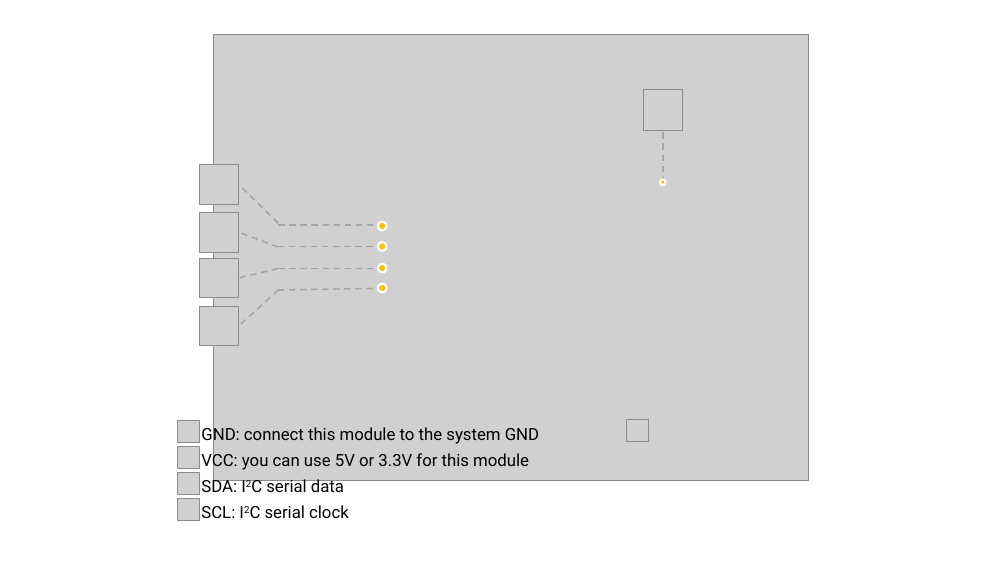
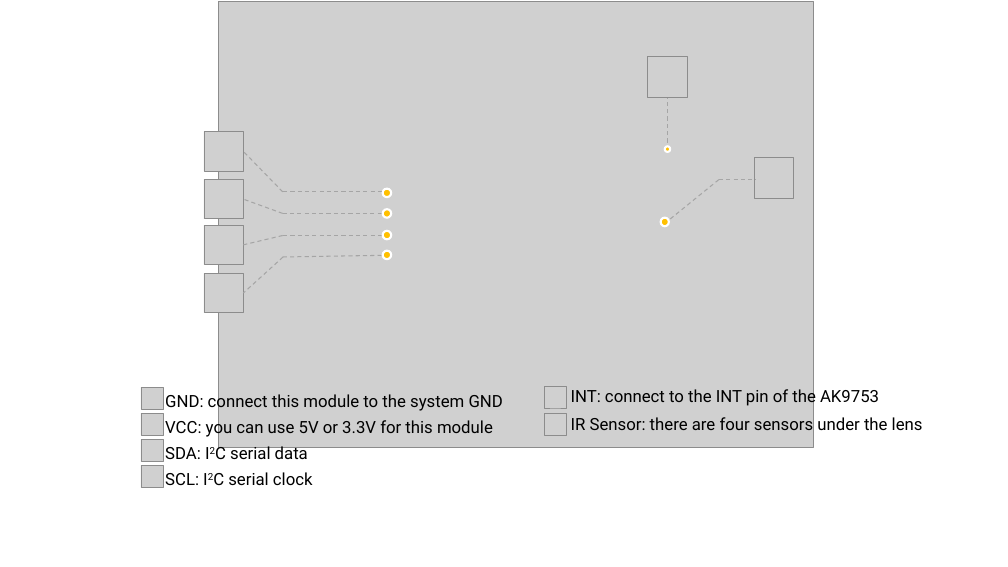
Before and after one commit to SeeedDocument/Grove-Human_Presence_Sensor-AK9753, a slide deck: slide 1 of img/101020600.pptx. Drawn at 1008x567 pixels with LibreOffice and Linux fonts; fonts in the diff are those of the drawing; grey boxes stand for pictures. Boxes give left, top, right and bottom in pixels: in the first picture for what was removed or moved away, otherwise in the second. Text is boxed around its words. In the diff, an @@ line names an element or a change of style, - is before the commit and + after.

```diff
--- a/img/101020600.pptx
+++ b/img/101020600.pptx
@@ line (668, 150) - (668, 94): stroke #A5A5A5 1.5 pt dashed to #A5A5A5 1 pt dashed @@
@@ 6 lines, 4 ellipses, 3 pictures: place and size @@
-6 lines, 4 ellipses, 3 pictures at box(200, 127, 663, 326)
+6 lines, 4 ellipses, 3 pictures at box(204, 94, 668, 293)
@@ line (283, 192) - (243, 151): stroke #A5A5A5 1.5 pt dashed to #A5A5A5 1 pt dashed @@
@@ line added from (665, 224) to (719, 179), #A5A5A5 1 pt dashed @@
@@ line added from (719, 179) to (756, 179), #A6A6A6 1 pt dashed @@
@@ picture added at box(755, 157, 794, 198) @@
@@ line (283, 213) - (243, 199): stroke #A5A5A5 1.5 pt dashed to #A5A5A5 1 pt dashed @@
@@ line (283, 192) - (383, 192): stroke #A5A5A5 1.5 pt dashed to #A5A5A5 1 pt dashed @@
@@ 3 pictures, 3 lines, 1 ellipse: place and size @@
-3 pictures, 3 lines, 1 ellipse at box(200, 34, 809, 480)
+3 pictures, 3 lines, 1 ellipse at box(204, 2, 814, 448)
@@ line (283, 236) - (243, 245): stroke #A5A5A5 1.5 pt dashed to #A5A5A5 1 pt dashed @@
@@ line (283, 236) - (383, 236): stroke #A5A5A5 1.5 pt dashed to #A5A5A5 1 pt dashed @@
@@ line (283, 213) - (383, 213): stroke #A5A5A5 1.5 pt dashed to #A5A5A5 1 pt dashed @@
@@ ellipse added at box(661, 218, 669, 226), fill #FFC000, outline #FFFFFF 2 pt @@
@@ line (283, 257) - (243, 293): stroke #A5A5A5 1.5 pt dashed to #A5A5A5 1 pt dashed @@
@@ line (283, 257) - (383, 256): stroke #A5A5A5 1.5 pt dashed to #A5A5A5 1 pt dashed @@
@@ 2 pictures, 1 text: place and size @@
-2 pictures, 1 text at box(177, 420, 539, 518)
+2 pictures, 1 text at box(141, 387, 503, 485)
@@ picture: place and size @@
-picture at box(626, 419, 648, 441)
+picture at box(544, 386, 566, 408)
@@ text added at box(571, 387, 923, 430), 16 pt, text #000000 @@
+INT: connect to the INT pin of the AK9753
+IR Sensor: there are four sensors under the lens
@@ picture: place and size @@
-picture at box(177, 446, 199, 468)
+picture at box(141, 414, 163, 436)
@@ picture added at box(544, 414, 566, 436) @@
@@ picture: place and size @@
-picture at box(177, 498, 199, 520)
+picture at box(141, 466, 163, 488)
```
Also in this commit, not shown: 1 slide added, 1 slide removed, 5 other files.
